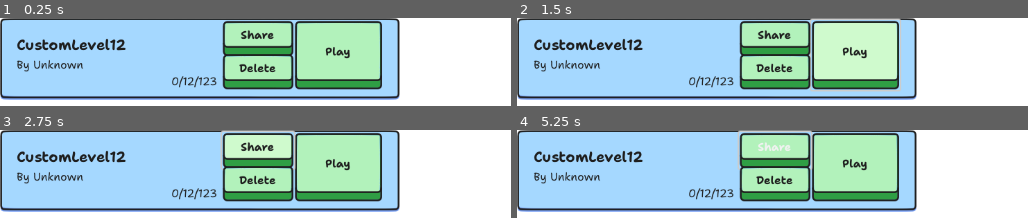
Above: before the commit, frames 1-4 (two rows, left to right).
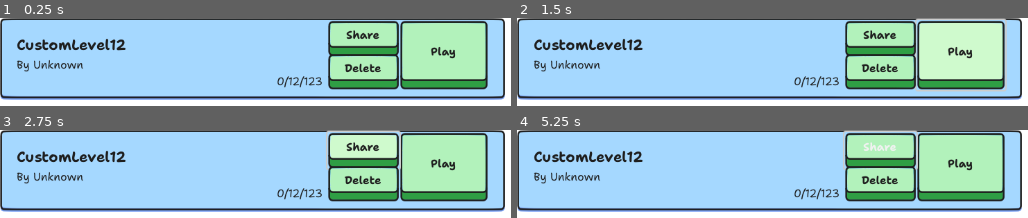
Above: after the commit, the same moments.

Repository: sininen-blue/logic-gate-tesseract
Game: Godot game, scene res://ui/custom_levels/custom_stage_panel.tscn
Same seed, same stepped clock (60 frames per second), same inputs: the game is played once before the commit and once after it. This scene is started directly instead of the project's main scene.
Inputs (mouse positions are in pixels of both pictures, inside the frame that each line leads up to):
- Up to frame 1 (0.25 s): no input
- Up to frame 2 (1.5 s): click "Play" at 0.5 s; click "Play" at 1.25 s
- Up to frame 3 (2.75 s): click "Share" at 2 s
- Up to frame 4 (5.25 s): click "Share" at 2.75 s; click "Play" at 3.5 s; click "Share" at 4.25 s; tap Enter at 5 s; move the mouse to (outside the picture) at 5.02 s; press the mouse at (outside the picture) at 5.03 s

The runs differ from the first frame. In frame 1, 41% of the frame differs, in the area x 33-99%, y 0-94%; in frame 2, 46%; in frame 3, 44%; in frame 4, 42%.
Error in both runs: Invalid access to property or key 'title' on a base object of type 'Dictionary'. (res://ui/custom_levels/custom_stage_panel.gd:18)

Commit message:
lenghtened panel

Diff:
--- a/ui/custom_levels/custom_stage_panel.tscn
+++ b/ui/custom_levels/custom_stage_panel.tscn
@@ -5,7 +5,7 @@
 
 [node name="CustomStagePanel" type="Panel"]
 custom_minimum_size = Vector2(576, 123)
-offset_right = 576.0
+offset_right = 728.0
 offset_bottom = 123.0
 script = ExtResource("1_13h3g")
 
